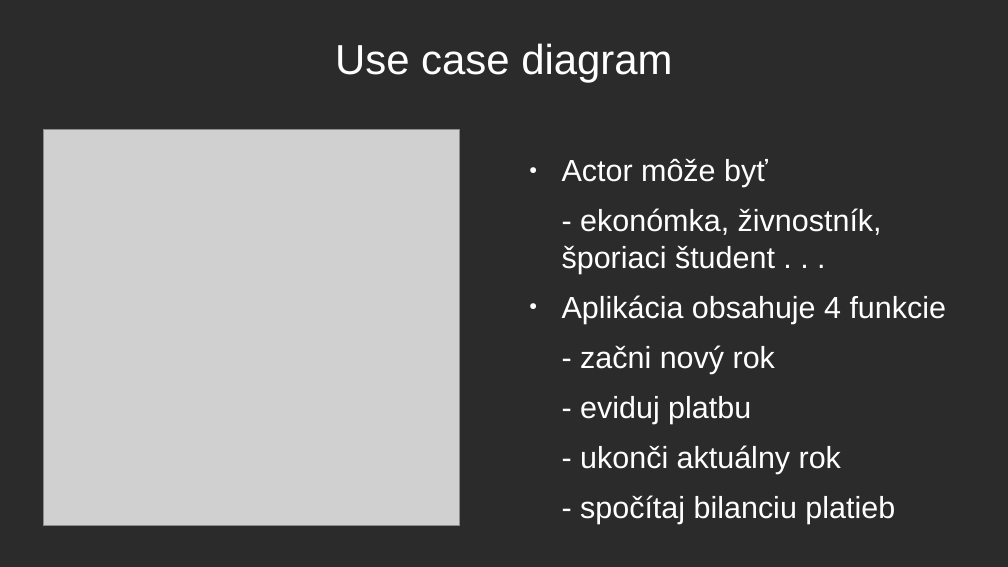
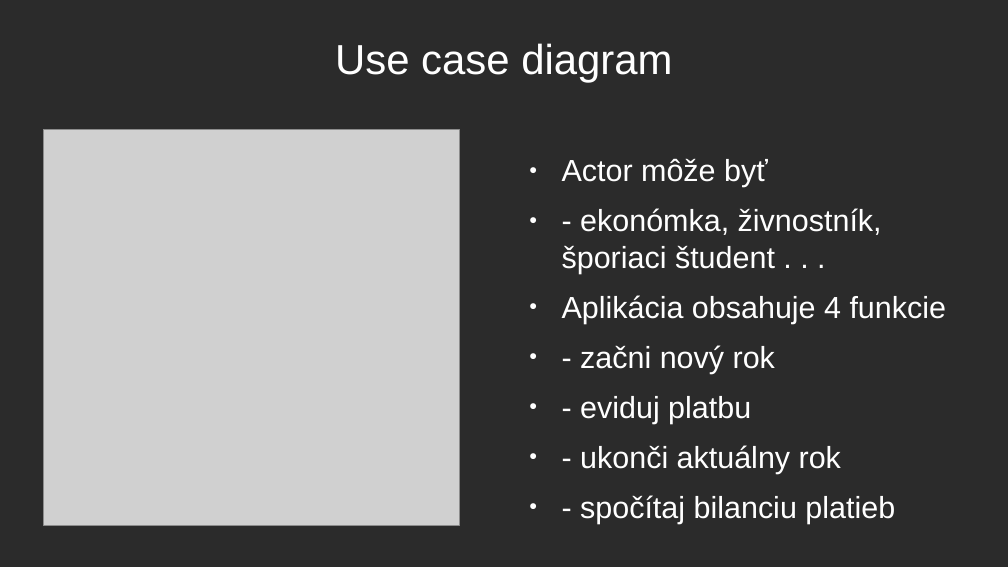
Before and after one commit to XuuRee/apk-AccountG, a slide deck: slide 2 of Evidence_prijmu_a_vydaju/Obhajoba_prezentace.odp. Drawn at 1008x567 pixels with LibreOffice and Linux fonts; fonts in the diff are those of the drawing; grey boxes stand for pictures; background and template pictures are left out; a plain dark background stands for a picture behind light text. Boxes give left, top, right and bottom in pixels: in the first picture for what was removed or moved away, otherwise in the second. Text is boxed around its words. In the diff, an @@ line names an element or a change of style, - is before the commit and + after.

```diff
--- a/Evidence_prijmu_a_vydaju/Obhajoba_prezentace.odp
+++ b/Evidence_prijmu_a_vydaju/Obhajoba_prezentace.odp
@@ text "Actor môže byť" at box(562, 158, 947, 524): indent changed; bullet none to ● @@
```
Also in this commit, not shown: 2 other slides changed, 1 slide added.
